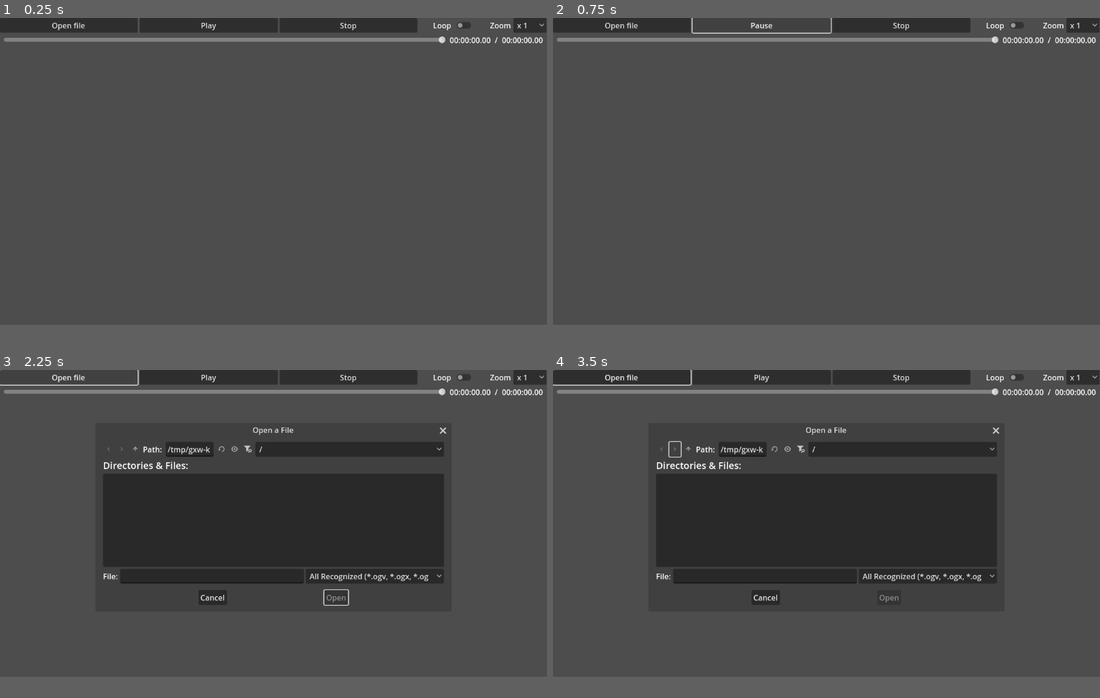
Above: before the commit, frames 1-4 (two rows, left to right).
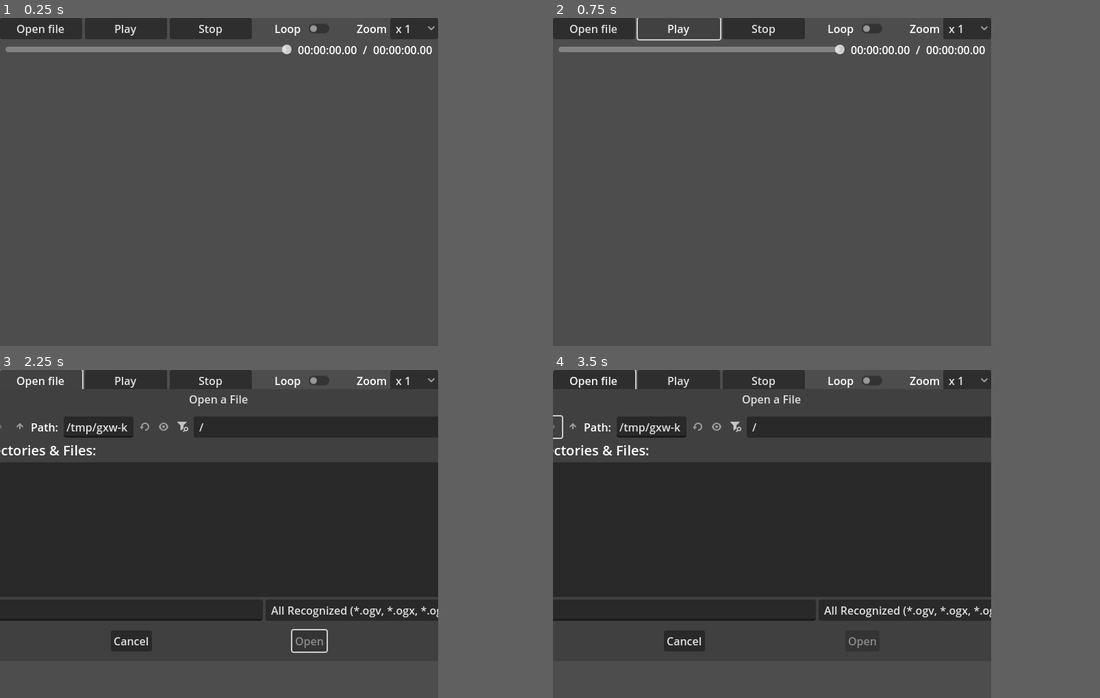
Above: after the commit, the same moments.

Repository: berarma/godot-videoplayer
Game: Godot game, scene res://video_player.tscn
The game is run twice, just before and just after one commit, with the same random seed, the same clock (stepped at 60 frames per second) and the same inputs.
Inputs (mouse positions are in pixels of both pictures, inside the frame that each line leads up to; where the layout moved, square brackets give the same spot in the first picture):
- Up to frame 1 (0.25 s): no input
- Up to frame 2 (0.75 s): click "Play" at 0.5 s
- Up to frame 3 (2.25 s): click "Pause" (after the commit: "Play") at 1.25 s; click "Open file" at 2 s
- Up to frame 4 (3.5 s): click (553, 422) [673, 448] at 2.75 s
In our replay, the window is 799x449 before the commit and 640x480 after it. These sizes can differ from the game's own. Grey fills any space a smaller window leaves; there, only what the larger window draws over its background counts as a difference.

The runs differ from the first frame. In frame 1, 5.0% of the frame differs, in the area x 0-100%, y 0-12%; in frame 2, 4.7%; in frame 3, 18%; in frame 4, 18%, in the area x 0-100%, y 0-86%.

Commit message:
Resize window to video and fix zoom

Diff:
--- a/play.gd
+++ b/play.gd
@@ -10,13 +10,13 @@
 
 func _pressed():
 	if is_play:
-		Signals.play.emit()
 		text = "Pause"
 		is_play = false
+		Signals.play.emit()
 	else:
-		Signals.pause.emit()
 		text = "Play"
 		is_play = true
+		Signals.pause.emit()
 
 
 func on_finished_playing():
--- a/project.godot
+++ b/project.godot
@@ -21,6 +21,8 @@
 
 [display]
 
+window/size/viewport_width=640
+window/size/viewport_height=480
 window/dpi/allow_hidpi=false
 
 [rendering]
--- a/signals.gd
+++ b/signals.gd
@@ -26,3 +26,5 @@
 signal slider_update(value: float, duration: float)
 @warning_ignore("unused_signal")
 signal set_loop(toggled_on: bool)
+@warning_ignore("unused_signal")
+signal resize(size: Vector2)
--- a/video_player.gd
+++ b/video_player.gd
@@ -3,13 +3,30 @@
 @onready var window = get_window()
 @onready var button_bar : HBoxContainer = $VBoxContainer/ButtonBar
 @onready var slider_box : HBoxContainer = $VBoxContainer/MarginContainer/SliderBox
-@onready var video_player : VideoStreamPlayer = $VBoxContainer/VideoStreamPlayer
+@onready var video_player : VideoStreamPlayer = $VBoxContainer/CenterContainer/VideoStreamPlayer
 
+var video_size : Vector2
+var video_scale : Vector2
 
 func _ready():
 	Signals.zoom.connect(on_zoom)
+	Signals.resize.connect(on_video_resize)
+	resize()
+
+
+func resize():
+	var new_size = video_size * video_scale + Vector2(0, button_bar.size.y + slider_box.size.y)
+	new_size = new_size.max(Vector2(640, 480))
+	window.size = new_size
+	video_player.custom_minimum_size = video_size * video_scale
 
 
 func on_zoom(p_scale: float):
-	video_player.scale = Vector2(p_scale, p_scale);
-	window.size = video_player.size * video_player.scale + Vector2(0, button_bar.size.y + slider_box.size.y)
+	video_scale = Vector2(p_scale, p_scale)
+	resize()
+
+
+func on_video_resize(p_video_size: Vector2):
+	video_size = p_video_size
+	video_scale = Vector2.ONE
+	resize()
--- a/video_player.tscn
+++ b/video_player.tscn
@@ -100,10 +100,14 @@
 [node name="Duration" type="Label" parent="VBoxContainer/MarginContainer/SliderBox"]
 layout_mode = 2
 
-[node name="VideoStreamPlayer" type="VideoStreamPlayer" parent="VBoxContainer"]
+[node name="CenterContainer" type="CenterContainer" parent="VBoxContainer"]
 layout_mode = 2
 size_flags_vertical = 3
-stream = SubResource("VideoStreamTheora_4bdu6")
+
+[node name="VideoStreamPlayer" type="VideoStreamPlayer" parent="VBoxContainer/CenterContainer"]
+layout_mode = 2
+size_flags_vertical = 3
+stream = SubResource("VideoStreamTheora_gou5i")
 expand = true
 script = ExtResource("2_i67kh")
 
--- a/video_stream_player.gd
+++ b/video_stream_player.gd
@@ -32,6 +32,7 @@
 		Signals.finished_playing.emit()
 	stream.file = file
 	duration = get_stream_length()
+	Signals.resize.emit(get_video_texture().get_size())
 
 
 func on_play():
--- a/zoom.gd
+++ b/zoom.gd
@@ -3,7 +3,12 @@
 
 func _ready():
 	item_selected.connect(on_item_selected)
+	Signals.resize.connect(on_resize)
 
 
 func on_item_selected(index: int):
 	Signals.zoom.emit(pow(2, index - 2))
+
+
+func on_resize(_size: Vector2):
+	selected = 2
Not shown: 1 places in video_player.tscn that only renumber resources
